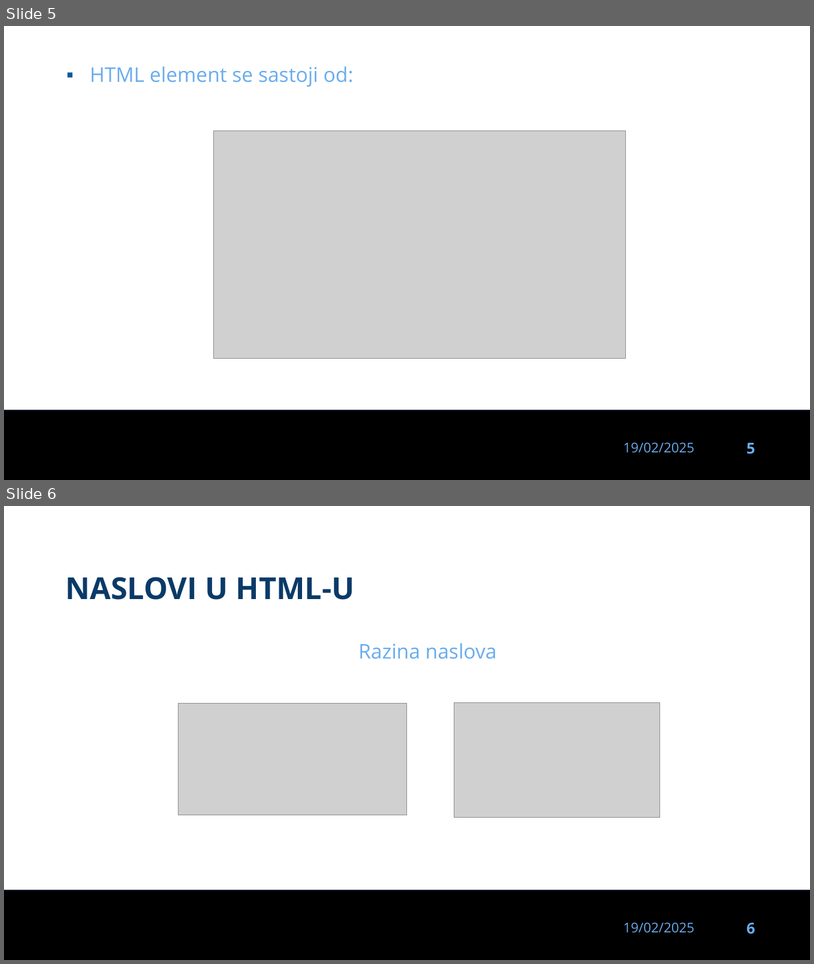
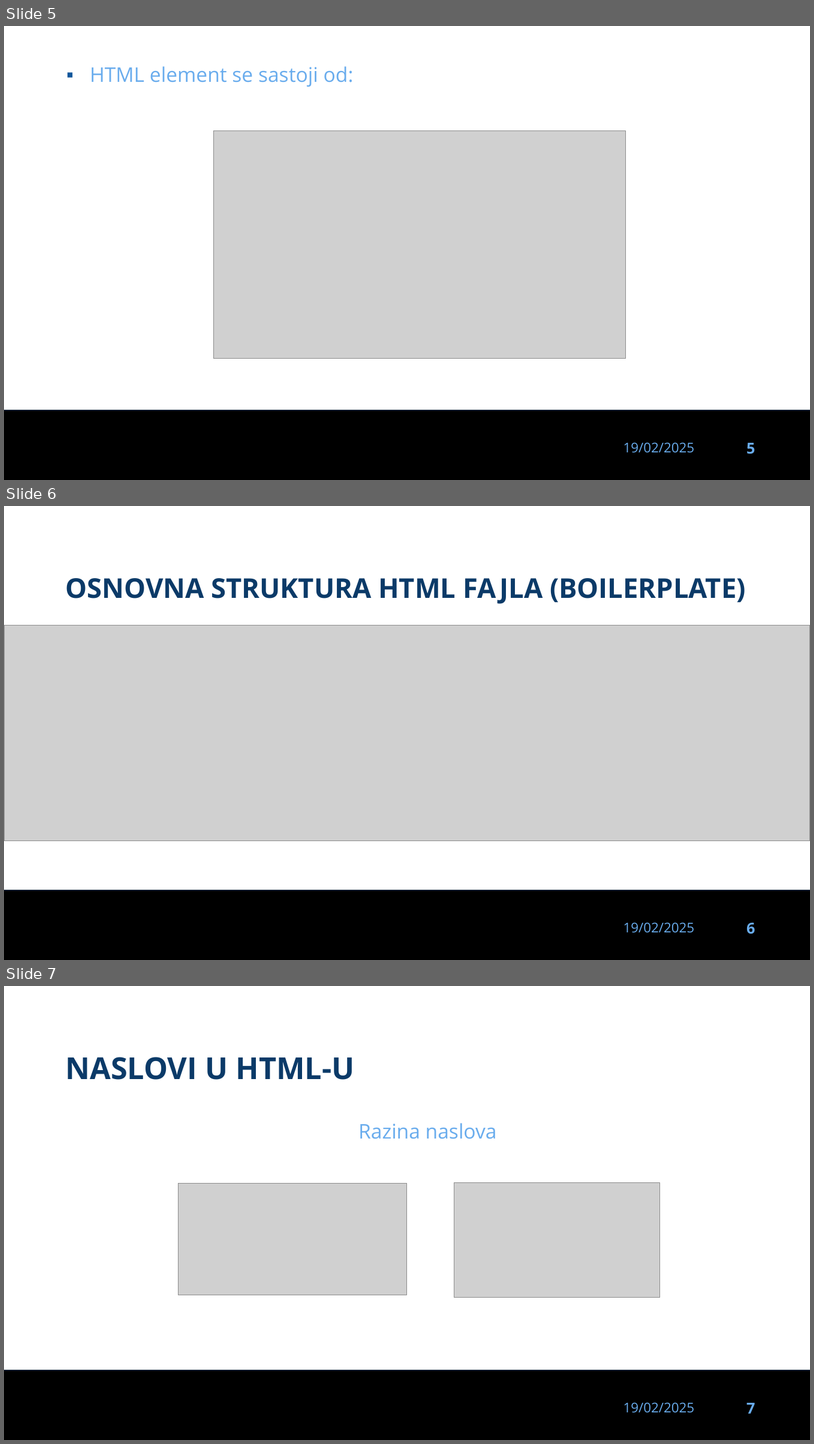
Before and after one commit to dinoDuvnjak/CTK, a slide deck: Bootcamp/dan-22-html-css/dan-22-html-css.pptx. Shown one above the other, each under a label of ours: slides 5 and 6 before the commit, slides 5, 6 and 7 after it. The pictures are 814x964 and 814x1444 pixels, drawn with LibreOffice and Linux fonts; fonts in the diff are those of the drawing; grey boxes stand for pictures; background and template pictures are left out. Boxes give left, top, right and bottom in pixels: in the first picture for what was removed or moved away, otherwise in the second. Text is boxed around its words. In the diff, an @@ line names an element or a change of style, - is before the commit and + after.

Commit message:
zavrsen html

```diff
--- a/Bootcamp/dan-22-html-css/dan-22-html-css.pptx
+++ b/Bootcamp/dan-22-html-css/dan-22-html-css.pptx
@@ slide 6 added at box(4, 506, 810, 960), background #FFFFFF; not listed: 3 template elements that a slide beside it also shows @@
@@ title added at box(65, 578, 746, 603), 32.4 pt, text #0B3A68, bold @@
+OSNOVNA STRUKTURA HTML FAJLA (BOILERPLATE)
@@ picture added at box(4, 625, 810, 841) @@
@@ what was slide 6 is now slide 7 @@
@@ page number at box(747, 1402, 755, 1413): text changed @@
-6
+7
```
Also in this commit, not shown: 1 slide changed, 3 other slides added, 5 slides removed, 1 other file.
